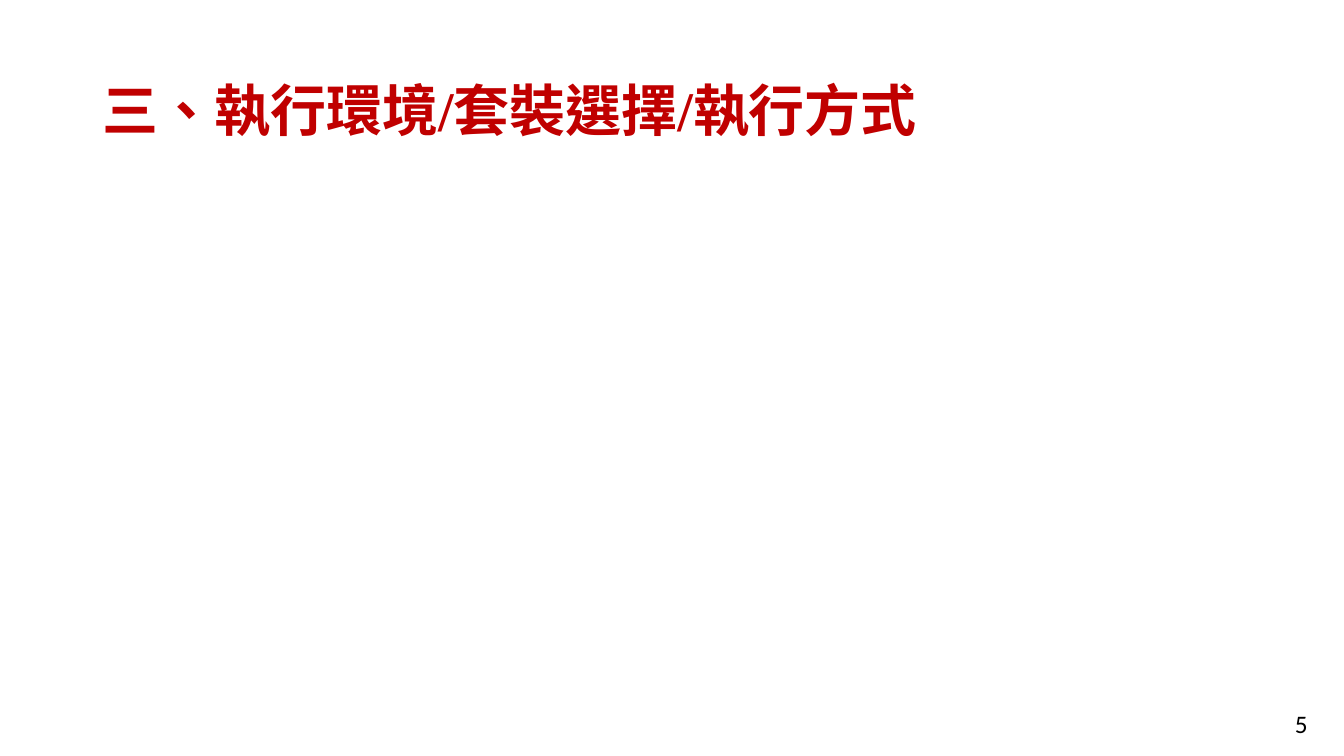
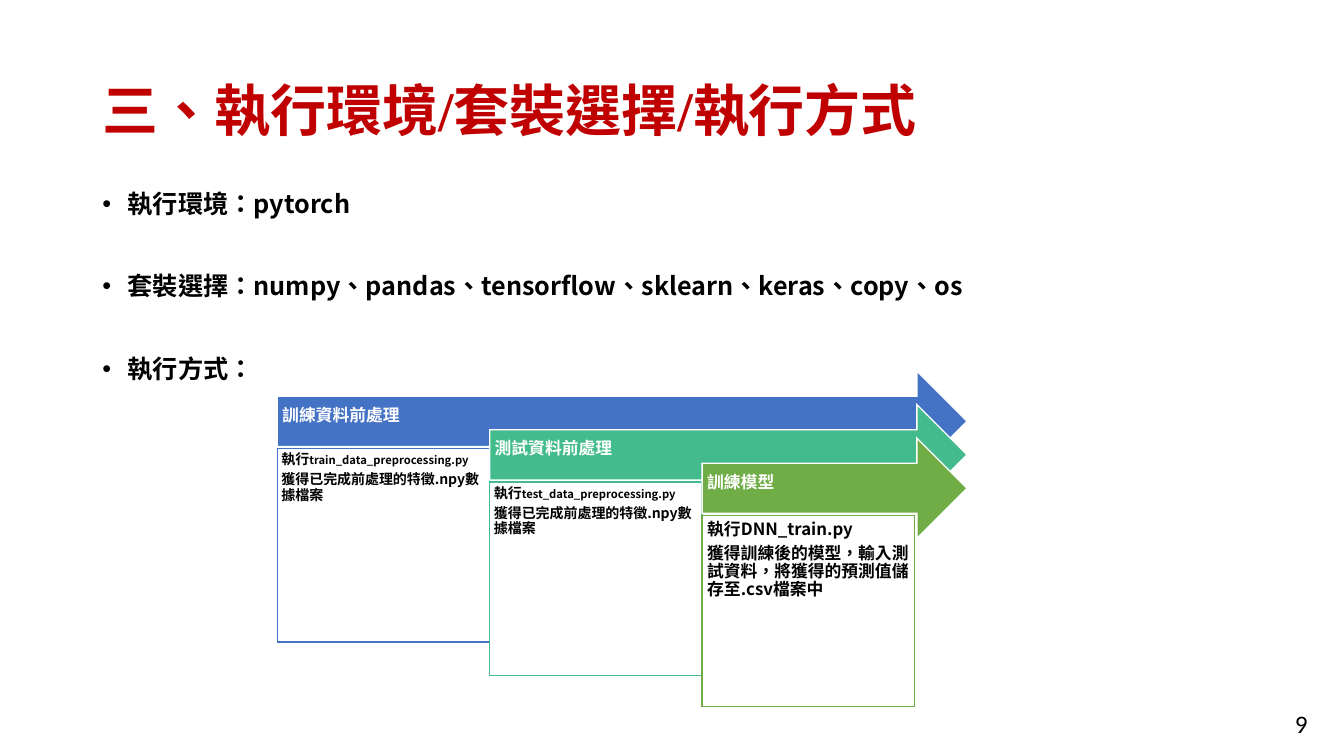
Before and after one commit to FuJasmine/imbd2022final, a slide deck: slide 9 of 111052_projectB_report.pptx (slide 5 before the commit). Drawn at 1344x756 pixels with LibreOffice and Linux fonts; fonts in the diff are those of the drawing. Boxes give left, top, right and bottom in pixels: in the first picture for what was removed or moved away, otherwise in the second. Text is boxed around its words. In the diff, an @@ line names an element or a change of style, - is before the commit and + after.

```diff
--- a/111052_projectB_report.pptx
+++ b/111052_projectB_report.pptx
@@ text added at (x1=128, y1=191, x2=963, y2=381), 18 pt, text #000000, bold @@
+• 執行環境：pytorch
+• 套裝選擇：numpy、pandas、tensorflow、sklearn、keras、copy、os
+• 執行方式：
@@ group added at (x1=277, y1=371, x2=968, y2=707): 6 texts, 3 right arrows, 3 rectangles @@
+訓練資料前處理
+執行train_data_preprocessing.py
+獲得已完成前處理的特徵.npy數據檔案
+測試資料前處理
+執行test_data_preprocessing.py
+獲得已完成前處理的特徵.npy數據檔案
+訓練模型
+執行DNN_train.py
+獲得訓練後的模型，輸入測試資料，將獲得的預測值儲存至.csv檔案中
@@ page number at (x1=1295, y1=716, x2=1308, y2=733): text changed @@
-5
+9
```
Also in this commit, not shown: 2 other slides changed, 6 slides added, 2 slides removed.
